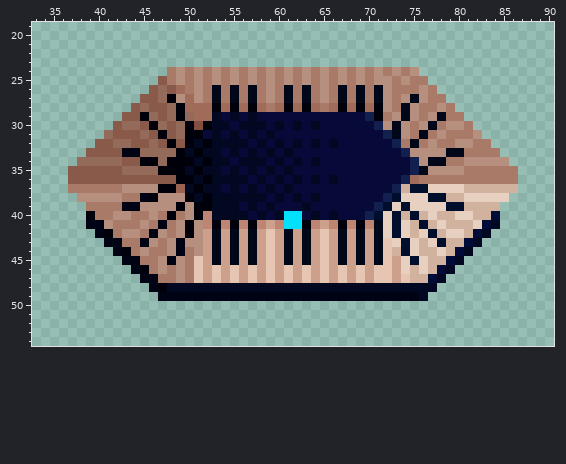
Pixel-art file: Assets/Sprites/Tiles/EnchantedTiles.aseprite. This is how it looked before the edit.
1000x1000 pixels, 1 frame. Colours within 5 levels of each other are drawn and written as one. Shown: x 33..90, y 19..54. The commit also changed other parts of the picture, which this record leaves out.
Now the later version:
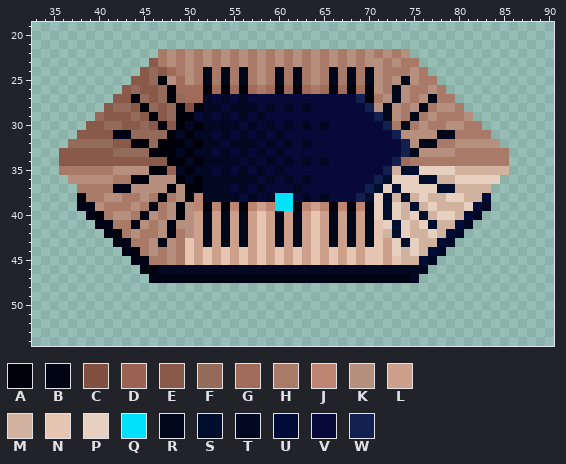
Palette (. is transparent): A #00000a  B #000313  C #824f40  D #996252  E #895a4a  F #946a5a  G #a06b59  H #a97a67  J #bd8572  K #b78f7e  L #cca08a  M #d0b29e  N #e6c5b3  P #e8d0c1  Q #02e0fa  R #000719  S #000e2d  T #020821  U #000c37  V #070a38  W #11204e
Difference:
Changed rows in their new state; - is an unchanged pixel.
Layer "Layer 1":
first column x 36:
22 -----------HKHKHKHKHKHKHKHKHKHKHKHKHKHK------------
23 ----------EHKHKHKHKHKHKHKHKHKHKHKHKKHKHH-----------
24 ---------EFEGHKHRHRHRHKHRHRHKHRHRHR--H--H----------
25 --------EEFAKGKHRHRHRHKHRHRHKHRHRHR-HKRK-H---------
26 -------EFE--A-GGAGAGAG-GAGAG-GAGAGAKHRK-HKH--------
27 ------EEAF---F-GTVTVTVVVVVVVVVVVVWAH-R-H-R-H-------
28 -----EFF-AF---CATTVTTTVTVTVTVVVVVVWKRKH-R--KH------
29 ----FEE-FEA---AVTVTVTVT-----------VWR-HR--H--K-----
30 ---EEFFEEFEA-ATAT--TV-VTVTVTVT-----VWHR--H----H----
31 --EEEEBBF-FFAT-TTVTVTVTVT-----------VW-KKKRR--HH---
32 -FFFFFEEAA-A-ATAT-V--TVTVTVTV-V------VWKRR----KKK--
33 EEE---FFF-AAATAT-VTVTVTVTV-------------R---KH----H-
34 EEEEEEE--EEE--TAT--TV-VTVTVTVT-------WGHHHH--HHHHH-
35 HHHHHHKKKKA-DTAT-VTVTVTVTV----------WMSSPPPPMMMMMM.
36 -KKKKKHHBAKKK-TAT----TVTVTVTV-V----WSPPPSSMMPPPPP..
37 -.----BB---K-KA---TVTVTV-VT-------WSPSPPP-SSM---...
38 --AHH----KHAH--JT---V-VTQQVTVT---WSPSMSM-MMPPMMU..-
39 --BBK--HKHBH---J-JAJAJLJQQAJLJAJAJRP--MSM-MMMPUT.--
40 ---BA----B--KA-LRLRLRLNLRLRLNLRLRLRPSP-PSMPPMUT..--
41 ---.-B--B--KB-KLRLRLRLN-RLRLN-RLRLRN----PSM-UT...--
42 ----.BAH--H-BHKLRLRLRLNLRLRLNLRLRLRNM---MP-UT...---
43 -----.-B-H-B-HNLRLRLRLNLRLRLNLRLRLRNL----MUT...----
44 ------.BAHK--HNLNLNLNLNLNLNLNLNLNLNNLPM--UT...-----
45 -------.-B-HKHNLNLNLNLNLNLNLNLNLNLNNLNMMUT...------
46 --------.BATTTTTTTTTTTTTTTTTTTTTTTTTTTTTT...-------
47 ---------.-BBBBBBBBBBBBBBBBBBBBBBBBBBBBT...--------
48 ----------................................---------
49 -----------..............................----------
Where, in picture pixels (left, top, right, bottom), the same in both pictures:
changed: (59, 49, 518, 301)
